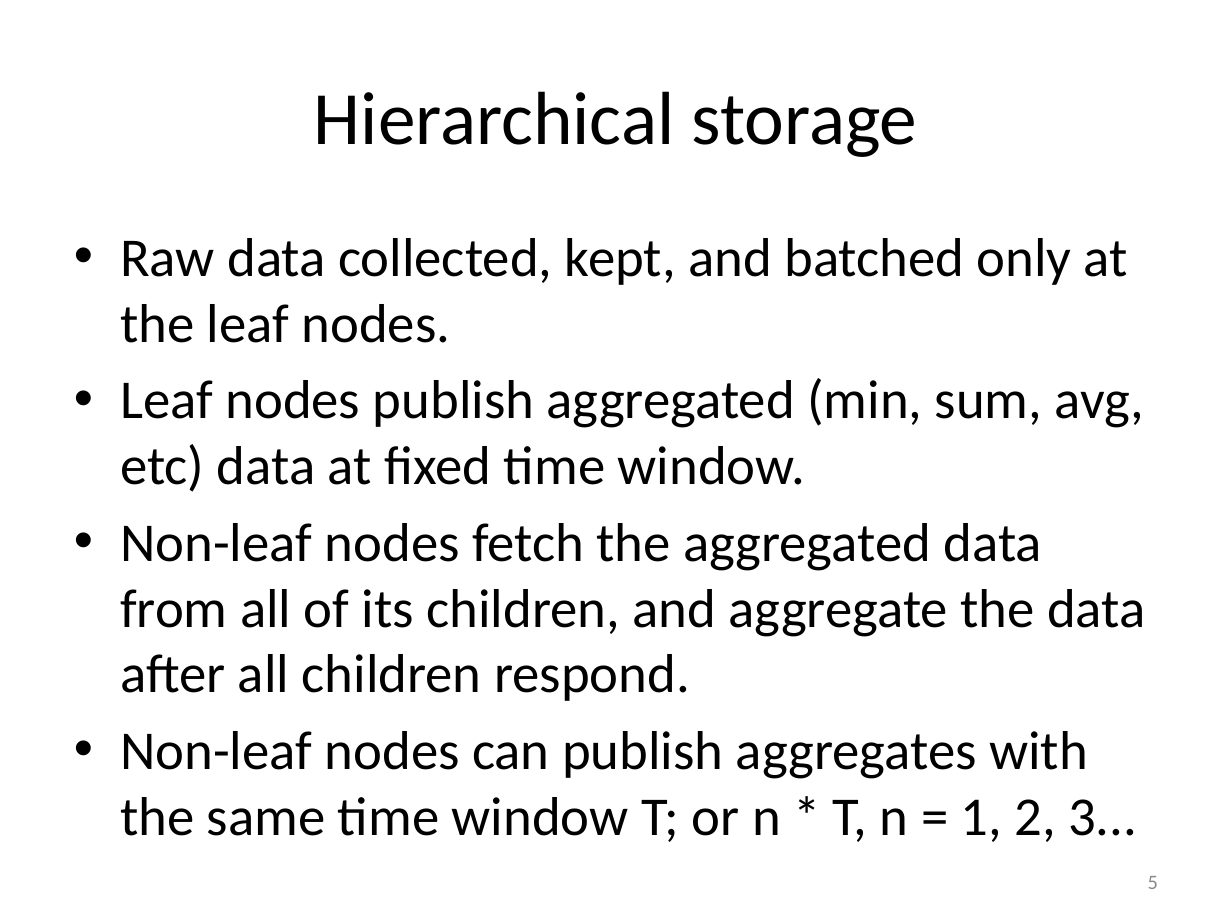
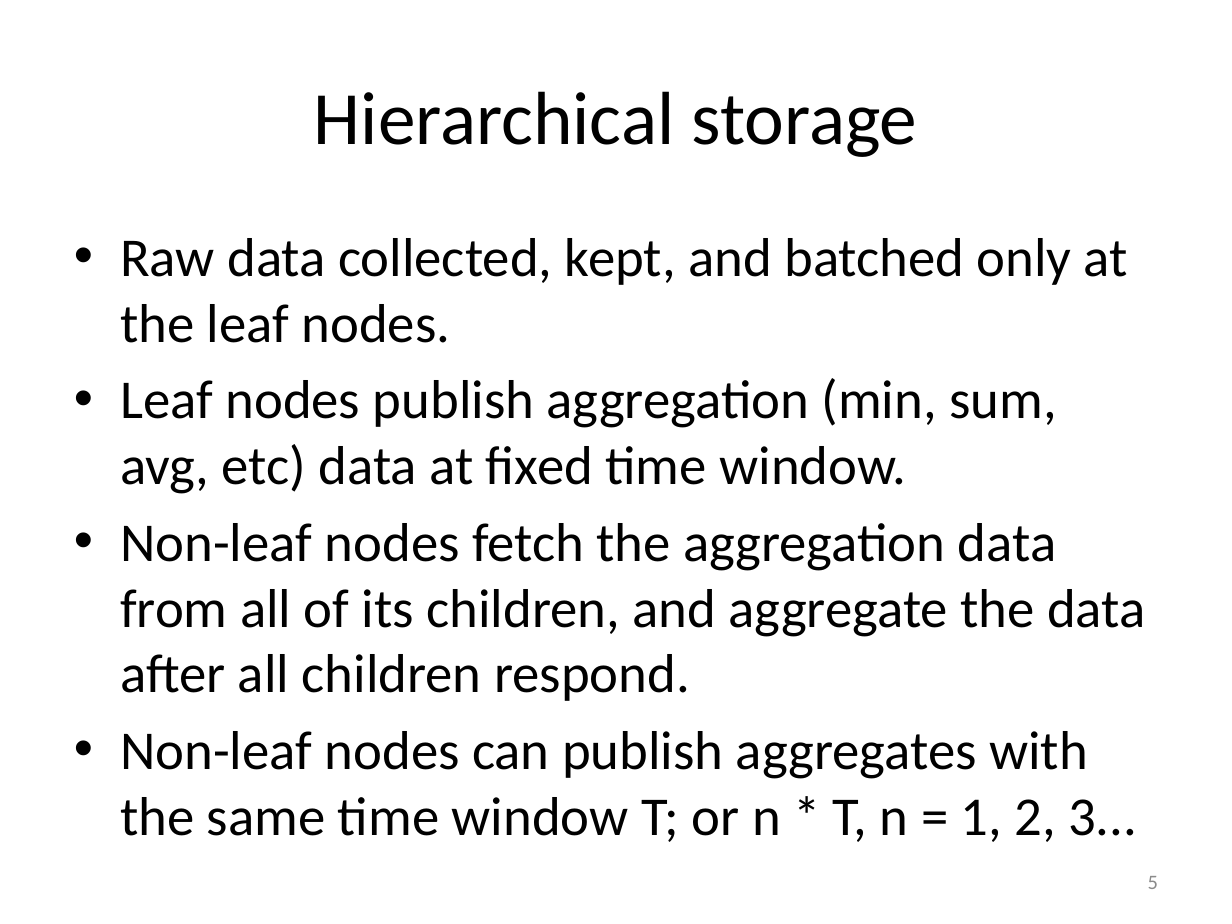
Before and after one commit to HHHlaing/bms-node, a slide deck: slide 5 of bms-poster-presentations/presentations/bms-application-design-nov8-2015.pptx. Drawn at 1232x924 pixels with LibreOffice and Linux fonts; fonts in the diff are those of the drawing. Boxes give left, top, right and bottom in pixels: in the first picture for what was removed or moved away, otherwise in the second. Text is boxed around its words. In the diff, an @@ line names an element or a change of style, - is before the commit and + after.

Commit message:
presentation: wording update for design slides

```diff
--- a/bms-poster-presentations/presentations/bms-application-design-nov8-2015.pptx
+++ b/bms-poster-presentations/presentations/bms-application-design-nov8-2015.pptx
@@ text at [120,378,1145,701]: text changed @@
-• Leaf nodes publish aggregated (min, sum, avg, etc) data at fixed time window.
-• Non-leaf nodes fetch the aggregated data from all of its children, and aggregate the data after all children respond.
+• Leaf nodes publish aggregation (min, sum, avg, etc) data at fixed time window.
+• Non-leaf nodes fetch the aggregation data from all of its children, and aggregate the data after all children respond.
```
Also in this commit, not shown: 1 other slide changed, 1 other file.
